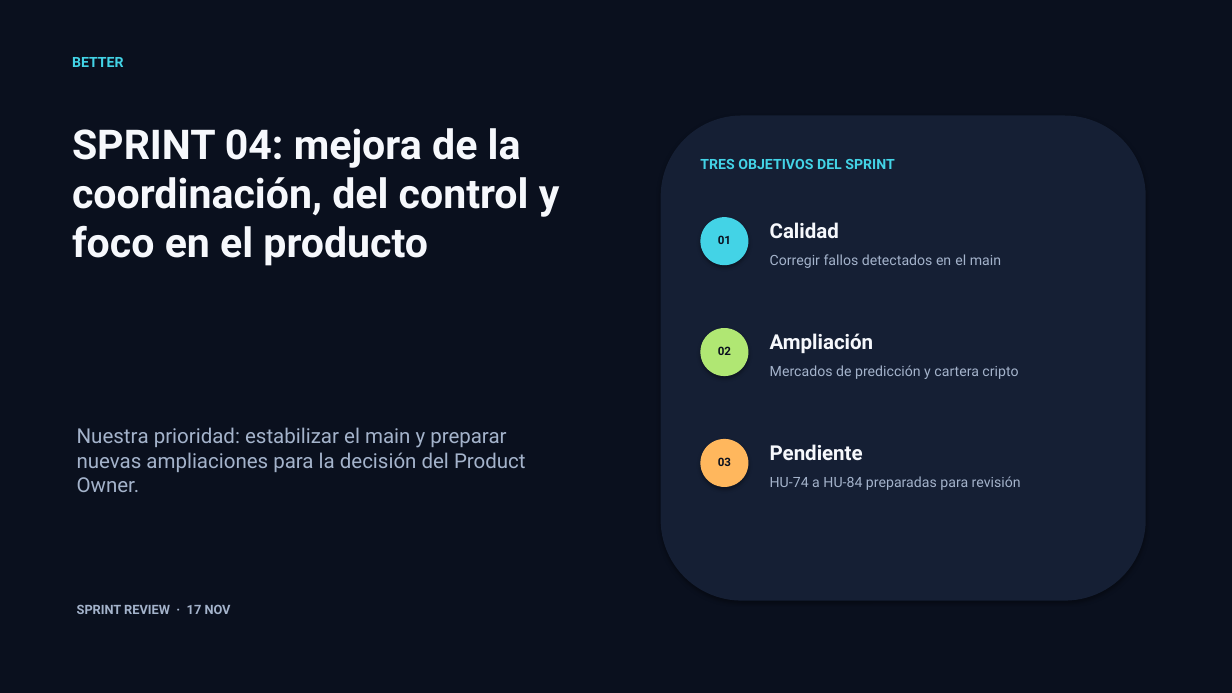
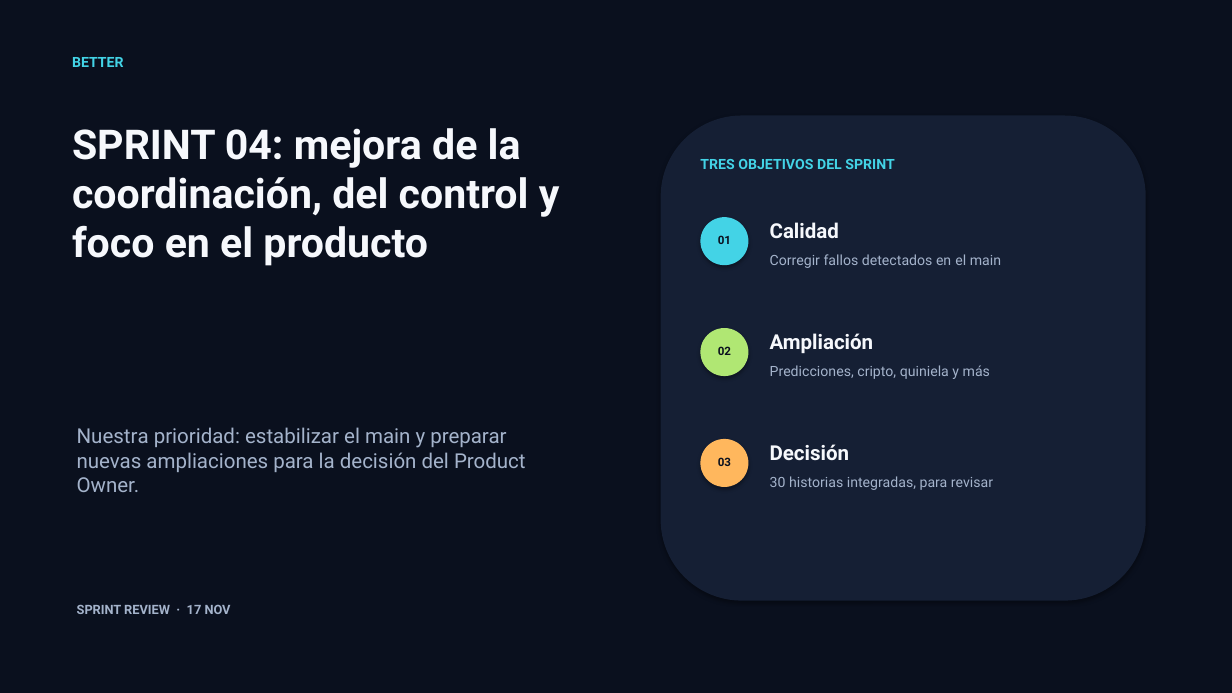
Before and after one commit to riverri/IS1, a slide deck: slide 1 of docs/presentaciones/presentacion4.pptx. Drawn at 1232x693 pixels with LibreOffice and Linux fonts; fonts in the diff are those of the drawing. Boxes give left, top, right and bottom in pixels: in the first picture for what was removed or moved away, otherwise in the second. Text is boxed around its words. In the diff, an @@ line names an element or a change of style, - is before the commit and + after.

```diff
--- a/docs/presentaciones/presentacion4.pptx
+++ b/docs/presentaciones/presentacion4.pptx
@@ text at <box>770,365,990,379</box>: text changed @@
-Mercados de predicción y cartera cripto
+Predicciones, cripto, quiniela y más
@@ text at <box>770,444,850,461</box>: text changed @@
-Pendiente
+Decisión
@@ text at <box>770,476,993,490</box>: text changed @@
-HU-74 a HU-84 preparadas para revisión
+30 historias integradas, para revisar
```
Also in this commit, not shown: 2 other slides changed, 1 slide added, 3 other files.
